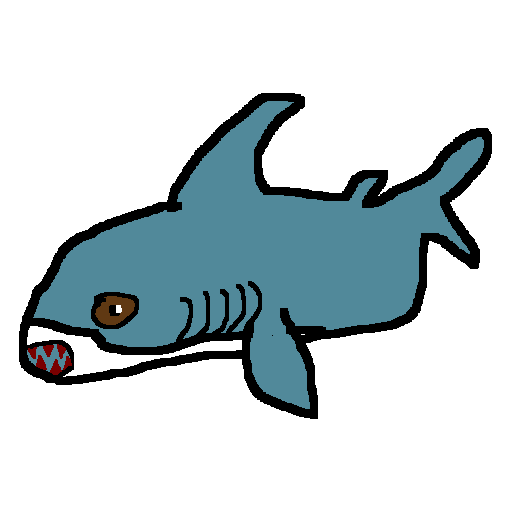
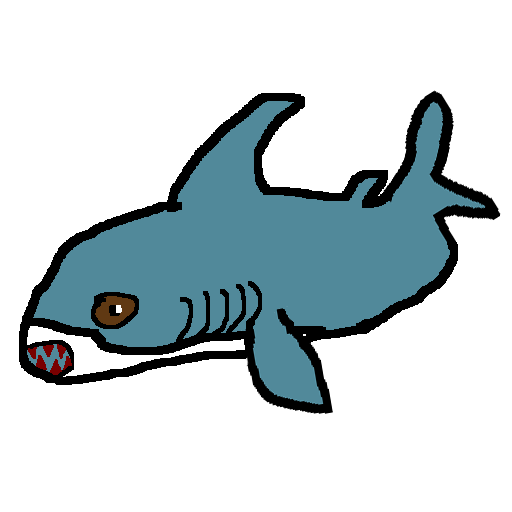
Two versions of the same layered image (512x512). Layer-by-layer changes:
added layer "Layer 2 ButtWiggle" above "Layer 1" over [237, 90, 501, 414]
hid "Layer 1" over [237, 93, 492, 419]
